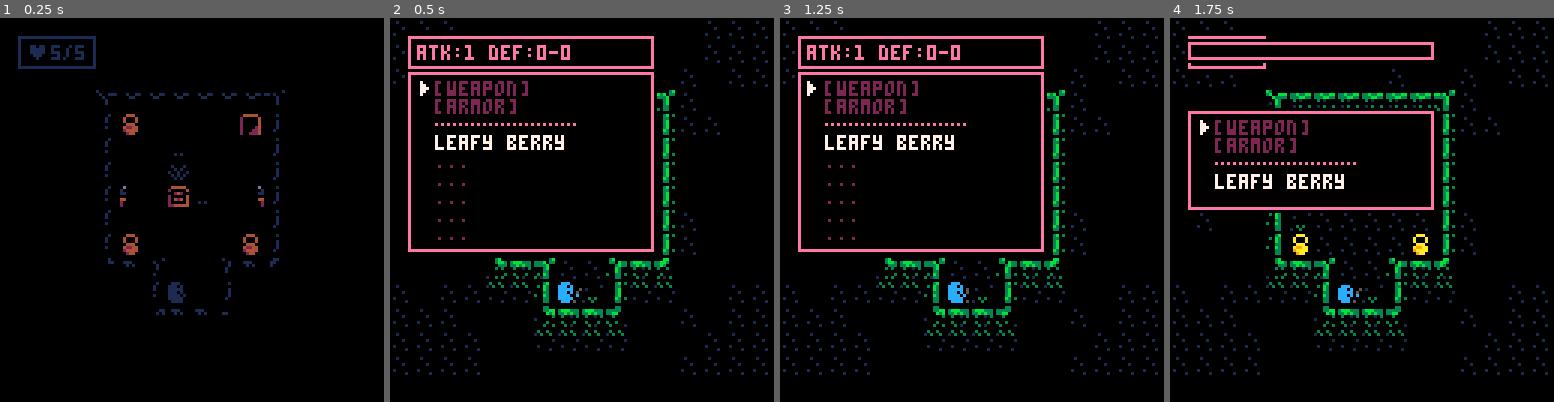
Above: before the commit, frames 1-4 (left to right).
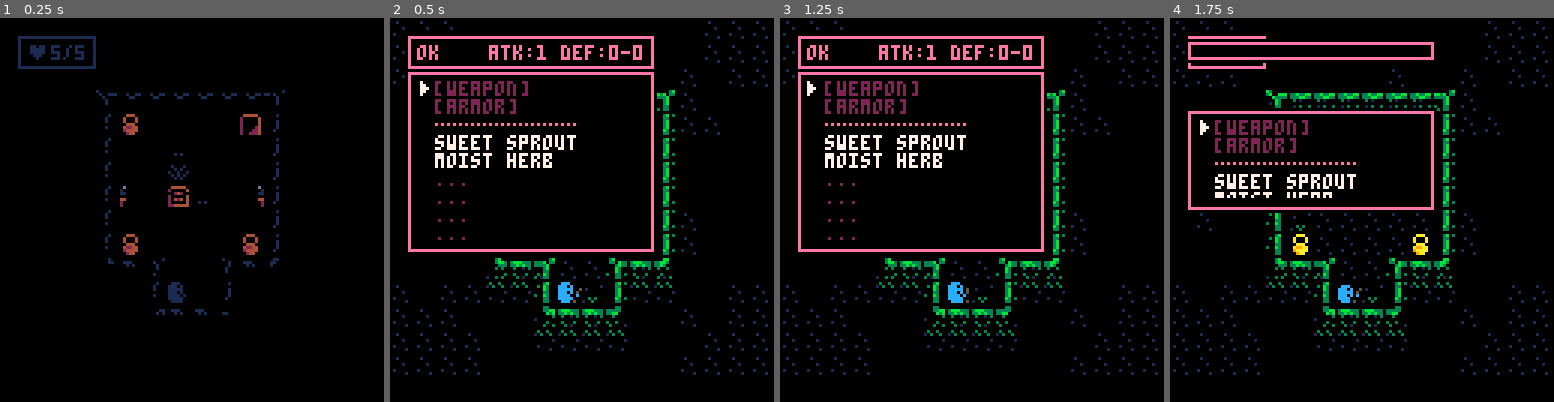
Above: after the commit, the same moments.

Repository: samanpwbb/pico-8
Game: PICO-8 cartridge testgame.p8
The game is run twice, just before and just after one commit, with the same random seed, the same clock (stepped at 60 frames per second) and the same inputs.
Inputs:
- Up to frame 1 (0.25 s): no input
- Up to frame 2 (0.5 s): tap X (X key) at 0.33 s
- Up to frame 3 (1.25 s): tap O (Z key) at 0.7 s; tap X (X key) at 1.07 s
- Up to frame 4 (1.75 s): hold Right from 1.6 s (still down); tap O (Z key) at 1.7 s

Frame 1 is identical in both runs. In frame 2, 1.6% of the frame differs, in the area x 7-66%, y 7-40%; in frame 3, 1.6%; in frame 4, 0.6%.

Commit message:
tutorial 47

Diff:
--- a/testgame.p8
+++ b/testgame.p8
@@ -32,7 +32,7 @@
 	mob_los=ints("4,4,4,4,4,4,4,4,4")
 	mob_minf=ints("0,1,2,3,4,5,6,7,8")
 	mob_maxf=ints("0,3,4,5,6,7,8,8,8")
-	mob_spec=split(",,,,,stun,,slow,")
+	mob_spec=split(",,,,,stun,curse,slow,")
 
  startgame()
 end
@@ -70,7 +70,8 @@
  inv,eqp={},{}
  makeipool()
  foodnames()
- takeitem(15)
+ takeitem(17)
+ takeitem(18)
 
  wind={}
  float={}
@@ -525,6 +526,7 @@
  local tle=mget(p_mob.x,p_mob.y)
 
  if tle==14 then
+  p_mob.bless=0
   fadeout()
   genfloor(floor+1)
   floormsg()
@@ -566,6 +568,13 @@
 function hitmob(atkm,defm)
  local dmg=atkm.atk
 
+ if defm.bless<0 then
+  dmg*=2
+ elseif defm.bless>0 then
+  dmg=flr(dmg/2)
+ end
+ defm.bless=0
+
  dmg-=defm.defmin+flr(rnd(defm.defmax-defm.defmin+1))
  dmg=max(0,dmg)
  defm.hp-=dmg
@@ -592,6 +601,20 @@
  mb.stun=true
  mb.flash=10
  addfloat("stun",mb.x*8,mb.y*8,14)
+end
+
+function blessmob(mb,val)
+ mb.bless=mid(-1,1,mb.bless+val)
+ mb.flash=10
+ local txt=val>0 and "bless" or "curse"
+ addfloat(txt,mb.x*8,mb.y*8,14)
+
+ --hit ghost
+ if mb.spec=="curse" and val>0 then
+  add(dmob,mb)
+  del(mob,mb)
+  mb.dur=10
+ end
 end
 
 function checkend()
@@ -707,7 +730,6 @@
 
 function eat(itm,mb)
  local effect=itm_stat1[itm]
- printh(itm)
  showmsg(itm_name[itm]..itm_desc[itm],60)
  if effect==1 then
   --heal
@@ -723,8 +745,10 @@
   stunmob(mb)
  elseif effect==5 then
   --curse
+  blessmob(mb,-1)
  elseif effect==6 then
   --bless
+  blessmob(mb,1)
  end
 end
 
@@ -884,7 +908,14 @@
  invwind.cur=1
  invwind.col=col
 
- statwind=addwind(5,5,84,13,{"atk:"..p_mob.atk.." def:"..p_mob.defmin.."-"..p_mob.defmax})
+ local txt="ok    "
+ if p_mob.bless<0 then
+  txt="curse "
+ elseif p_mob.bless>0 then
+  txt="bless "
+ end
+
+ statwind=addwind(5,5,84,13,{txt.."atk:"..p_mob.atk.." def:"..p_mob.defmin.."-"..p_mob.defmax})
  curwind=invwind
 end
 
@@ -964,6 +995,10 @@
   oy=0,
   flp=false,
   stun=false,
+  bless=0,
+  charge=1,
+  spec=mob_spec[typ],
+  lastmoved=false,
   ani={},
   flash=0,
   defmin=0,
@@ -1023,7 +1058,8 @@
    if m.stun then
     m.stun=false
    else
-    moving=m.task(m) or moving
+    m.lastmoved=m.task(m)
+    moving=m.lastmoved or moving
    end
   end
  end
@@ -1048,9 +1084,22 @@
  if dist(m.x,m.y,p_mob.x,p_mob.y)==1 then
   --attack
   dx,dy=p_mob.x-m.x,p_mob.y-m.y
+
+  --some monsters stun
+  if m.spec=="stun" and m.charge>0 then
+   stunmob(p_mob)
+   m.charge-=1
+  elseif m.spec=="curse" and m.charge>0 then
+   hitmob(p_mob)
+   blessmob(p_mob,-1)
+   m.charge-=1
+  else
+   --others dmg
+   hitmob(m,p_mob)
+  end
+  sfx(57)
+
   mobbump(m,dx,dy)
-  hitmob(m,p_mob)
-  sfx(57)
   return true
  else
   --move
@@ -1061,10 +1110,12 @@
 
   if m.x==m.tx and m.y==m.ty then
    --drop aggro
-   --TODO: seems buggy
    m.task=ai_wait
    addfloat("?",m.x*8+2,m.y*8,10)
   else
+   if m.spec=="slow" and m.lastmoved then
+    return false
+   end
    --move to player
    local bdst,cand=999,{}
    calcdist(m.tx,m.ty)
